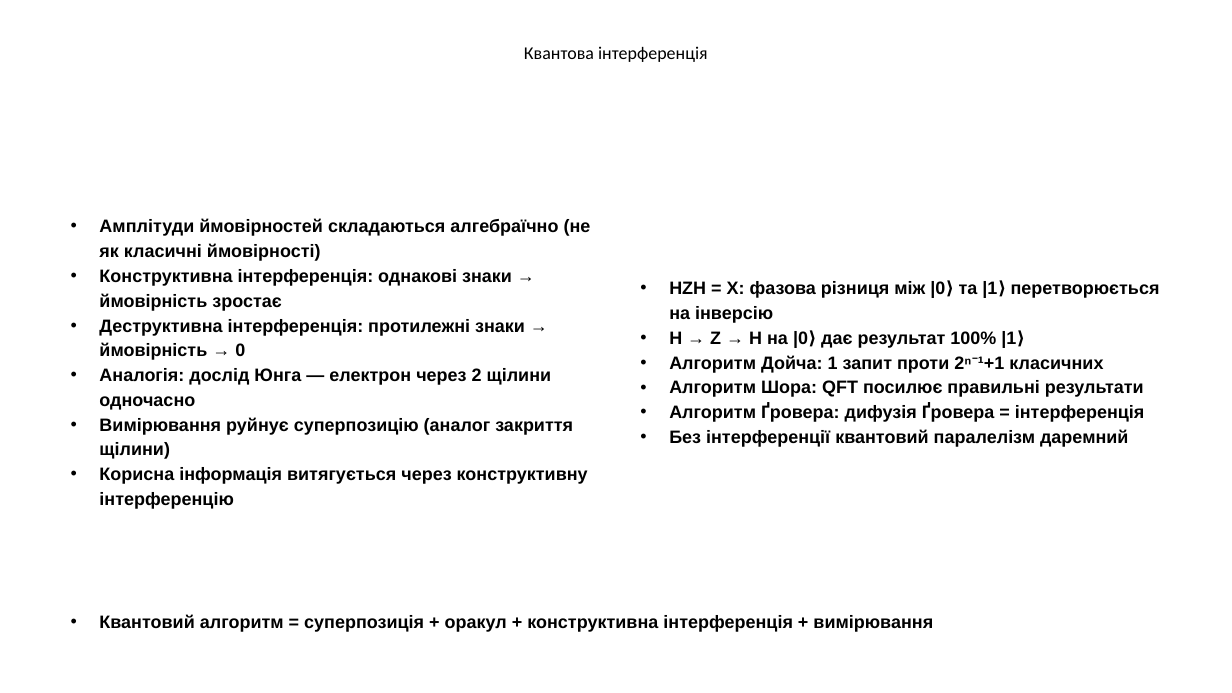
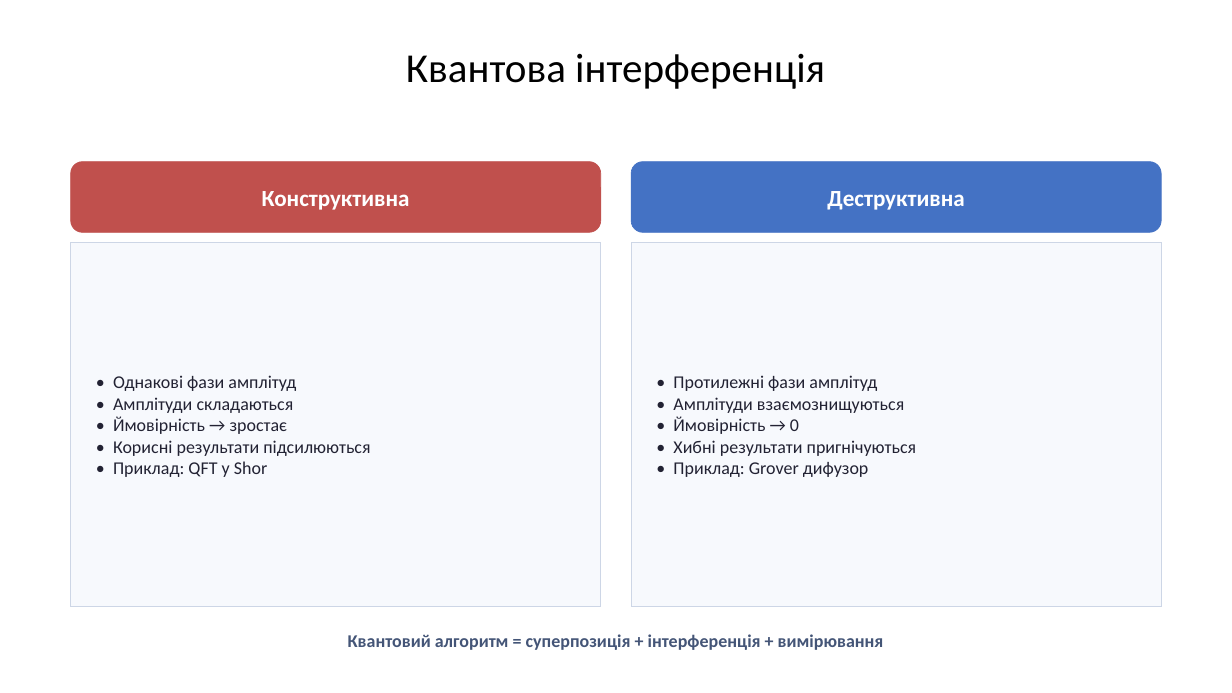
Before and after one commit to Andriykooo/ifntung-studies, a slide deck: slide 8 of Year 1/Постквантова криптографія/UA/2026/PPT/Презентація_1.pptx. Drawn at 1232x693 pixels with LibreOffice and Linux fonts; fonts in the diff are those of the drawing. Boxes give left, top, right and bottom in pixels: in the first picture for what was removed or moved away, otherwise in the second. Text is boxed around its words. In the diff, an @@ line names an element or a change of style, - is before the commit and + after.

```diff
--- a/Year 1/Постквантова криптографія/UA/2026/PPT/Презентація_1.pptx
+++ b/Year 1/Постквантова криптографія/UA/2026/PPT/Презентація_1.pptx
@@ text "Квантова інтерференція" at [406, 53, 825, 89]: size 14 to 32 pt @@
@@ rounded rectangle added at [71, 162, 602, 233], fill #C0504D, outline #C0504D 0.5 pt, 18 pt, text #FFFFFF, bold @@
+Конструктивна
@@ rounded rectangle added at [631, 162, 1162, 233], fill #4472C4, outline #4472C4 0.5 pt, 18 pt, text #FFFFFF, bold @@
+Деструктивна
@@ text removed at [99, 219, 591, 509] @@
-• Амплітуди ймовірностей складаються алгебраїчно (не як класичні ймовірності)
-• Конструктивна інтерференція: однакові знаки → ймовірність зростає
-• Деструктивна інтерференція: протилежні знаки → ймовірність → 0
-• Аналогія: дослід Юнга — електрон через 2 щілини одночасно
-• Вимірювання руйнує суперпозицію (аналог закриття щілини)
-• Корисна інформація витягується через конструктивну інтерференцію
@@ rectangle added at [71, 242, 602, 606], fill #F7F9FD, outline #CDD6E6 0.5 pt, 14 pt, text #222233 @@
+• Однакові фази амплітуд
+• Амплітуди складаються
+• Ймовірність → зростає
+• Корисні результати підсилюються
+• Приклад: QFT у Shor
@@ rectangle added at [631, 242, 1162, 606], fill #F7F9FD, outline #CDD6E6 0.5 pt, 14 pt, text #222233 @@
+• Протилежні фази амплітуд
+• Амплітуди взаємознищуються
+• Ймовірність → 0
+• Хибні результати пригнічуються
+• Приклад: Grover дифузор
@@ text removed at [669, 281, 1160, 447] @@
-• HZH = X: фазова різниця між |0⟩ та |1⟩ перетворюється на інверсію
-• H → Z → H на |0⟩ дає результат 100% |1⟩
-• Алгоритм Дойча: 1 запит проти 2ⁿ⁻¹+1 класичних
-• Алгоритм Шора: QFT посилює правильні результати
-• Алгоритм Ґровера: дифузія Ґровера = інтерференція
-• Без інтерференції квантовий паралелізм даремний
@@ text "Квантовий алгоритм = суперпозиція + ..." at [348, 634, 884, 650]: vertical alignment middle to top @@
@@ text at [348, 634, 884, 650]: text changed; font Arial to Calibri; text colour #000000 to #445577 @@
-• Квантовий алгоритм = суперпозиція + оракул + конструктивна інтерференція + вимірювання
+Квантовий алгоритм = суперпозиція + інтерференція + вимірювання
```
Also in this commit, not shown: 11 other slides changed, 3 other files.
